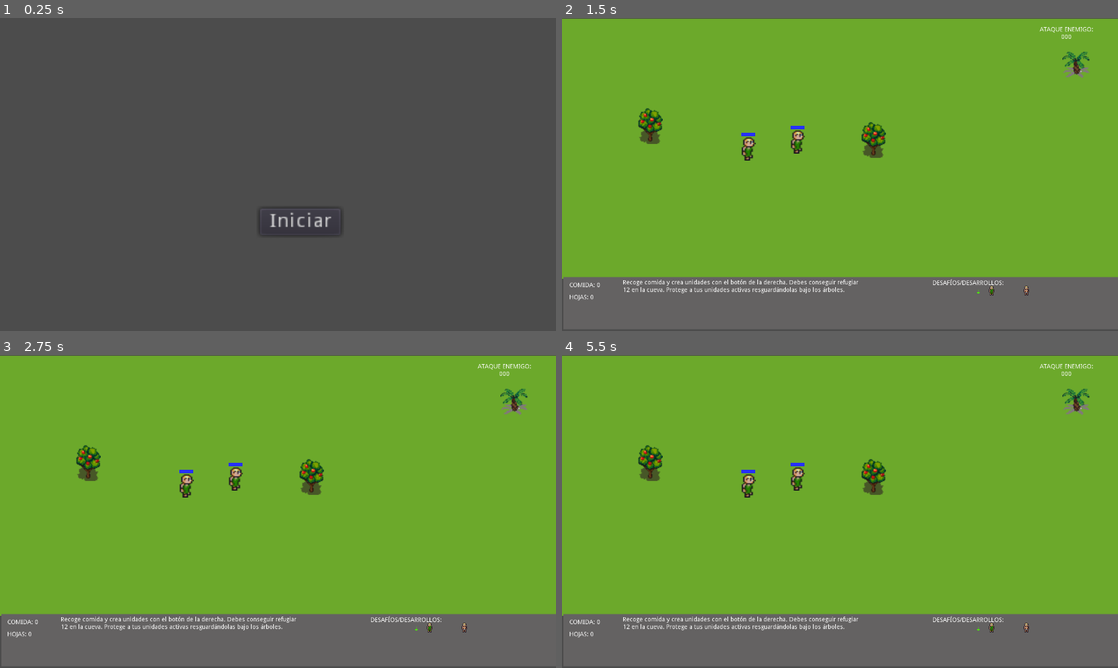
Above: before the commit, frames 1-4 (two rows, left to right).
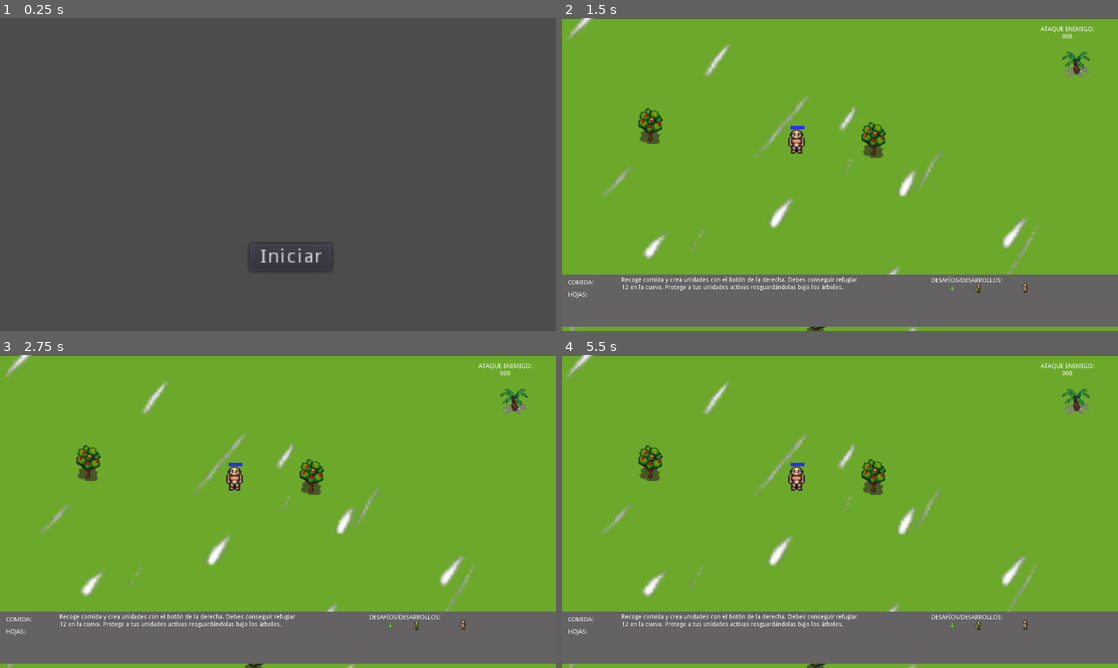
Above: after the commit, the same moments.

Repository: ZLean78/TheStoneAge
Game: Godot game, scene res://Scenes/Menu/Menu.tscn
The game is run twice, just before and just after one commit, with the same random seed, the same clock (stepped at 60 frames per second) and the same inputs.
Inputs (mouse positions are in pixels of both pictures, inside the frame that each line leads up to; where the layout moved, square brackets give the same spot in the first picture):
- Up to frame 1 (0.25 s): no input
- Up to frame 2 (1.5 s): click "Iniciar" at 0.5 s; click (1023, 287) [1034, 290] at 1.25 s
- Up to frame 3 (2.75 s): click (417, 627) [439, 627] at 2 s
- Up to frame 4 (5.5 s): click (951, 624) [984, 627] at 2.75 s; click (1023, 624) [1034, 627] at 3.5 s; click (979, 627) [1001, 627] at 4.25 s; click (951, 624) [984, 627] at 5 s

The runs differ from the first frame. In frame 1, 0.6% of the frame differs, in the area x 44-62%, y 60-81%; in frame 2, 5.7%; in frame 3, 5.7%, in the area x 0-100%, y 0-100%; in frame 4, 5.7%.
Error before the commit: Attempt to call function 'get_node' in base 'null instance' on a null instance. (res://Scenes/Unit/Unit.gd:8)
Error after the commit: Attempt to call function 'get_node' in base 'null instance' on a null instance. (res://Scenes/Game/Game.gd:48)

Commit message:
TheStoneAge
Se han retirado los viewports.

Diff:
--- /dev/null
+++ b/ZarateLeandro_Trabajo_Final_Programacion_III_The_Stone_Age_0_1/Scenes/Game/Camera.gd
@@ -0,0 +1,107 @@
+extends Camera2D
+
+var its_raining = false
+
+const MAX_CAMERA_DISTANCE = 50.0
+const MAX_CAMERA_PERCENT = 0.1
+const CAMERA_SPEED = 0.01
+
+
+var dragging = false
+var selected = []
+var drag_start = Vector2.ZERO
+var select_rectangle = RectangleShape2D.new()
+
+onready var tree = get_tree().root.get_child(0)
+onready var select_draw = tree.find_node("SelectDraw")
+
+
+func _process(_delta):
+
+	var the_children = get_tree().root.get_child(0).get_children()
+	var unit
+
+	var viewport = get_viewport()
+	var viewport_center = viewport.size / 2.0
+	var direction = viewport.get_mouse_position() - viewport_center
+	var percent = (direction / viewport.size * 2.0).length()
+
+	var camera_position = Vector2()
+
+	for a_node in the_children:
+		if "Unit" in a_node.name && a_node.selected:
+			unit = a_node
+
+			if(unit.selected):
+				if percent < MAX_CAMERA_PERCENT:
+					camera_position = unit.position + direction.normalized() * MAX_CAMERA_DISTANCE * (percent / MAX_CAMERA_PERCENT)
+				else:
+					camera_position = unit.position  + direction.normalized() * MAX_CAMERA_DISTANCE
+		else:
+			if percent < MAX_CAMERA_PERCENT:
+				camera_position = get_global_mouse_position()  + direction.normalized() * MAX_CAMERA_DISTANCE * (percent / MAX_CAMERA_PERCENT)
+			else:
+				camera_position = get_global_mouse_position()  + direction.normalized() * MAX_CAMERA_DISTANCE
+
+	global_position = lerp(global_position, camera_position, CAMERA_SPEED)
+
+
+func _set_its_raining(var _its_raining):
+	its_raining = _its_raining
+
+	if(its_raining):
+		$AnimatedSprite.visible = true
+		if(!$AnimatedSprite.playing):
+			$AnimatedSprite.play("default")
+	else:
+		$AnimatedSprite.visible = false
+		$AnimatedSprite.stop()
+
+
+func _input(event):
+
+	if event is InputEventMouseButton && event.button_index == BUTTON_LEFT:
+		if event.pressed:
+			for unit in selected:
+				if(!unit.collider.is_erased):
+					unit.collider.deselect()
+				else:
+					unit.collider.visible=false
+					unit.collider.queue_free()
+			selected = []
+			dragging = true
+			drag_start = event.position
+		elif dragging:
+			dragging = false
+			select_draw.update_status(drag_start,event.position,dragging)
+			var drag_end = event.position
+			select_rectangle.extents = (drag_end-drag_start)/2
+			var space = get_world_2d().get_direct_space_state()
+			var query = Physics2DShapeQueryParameters.new()
+			query.set_shape(select_rectangle)
+			query.transform = Transform2D(0,(drag_end+drag_start)/2)
+			selected = space.intersect_shape(query)
+			for unit in selected:
+				unit.collider.select()
+
+	if dragging:
+		if event is InputEventMouseMotion:
+			#var drag_end=event.position
+			select_draw.update_status(drag_start,event.position,dragging)
+
+	if event is InputEventKey && event.scancode == KEY_C:
+		var the_unit = get_tree().root.get_child(0).get_child(1)
+		the_unit.queue_free()
+
+
+
+	if event is InputEventMouseButton && event.button_index == BUTTON_RIGHT:
+		if event.is_pressed():
+			for unit in selected:
+				if(unit.collider.selected):
+					unit.collider.get_node("Mouse_Control").can_move = true
+					unit.collider.target_position = event.position
+					#print(str(unit.target_position.x))
+					unit.collider.device_number = 2
+				else:
+					unit.collider.get_node("Mouse_Control").can_move = false
--- a/ZarateLeandro_Trabajo_Final_Programacion_III_The_Stone_Age_0_1/Scenes/Game/Camera2D_1.gd
+++ b/ZarateLeandro_Trabajo_Final_Programacion_III_The_Stone_Age_0_1/Scenes/Game/Camera2D_1.gd
@@ -8,8 +8,7 @@
 
 
 
-onready var game_screen = get_tree().root.get_child(0).get_node("GameScreen")
-onready var select_draw = game_screen.find_node("Viewport/SelectDraw")
+onready var select_draw = get_tree().root.get_child(0).find_node("Viewport/SelectDraw")
 
 
 
--- a/ZarateLeandro_Trabajo_Final_Programacion_III_The_Stone_Age_0_1/Scenes/Game/Game.gd
+++ b/ZarateLeandro_Trabajo_Final_Programacion_III_The_Stone_Age_0_1/Scenes/Game/Game.gd
@@ -7,16 +7,23 @@
 var group_dressed = false
 var group_has_bag = false
 
-onready var game_screen = $GameScreen
-onready var panel = $Panel
-onready var food_timer = game_screen.get_node("Viewport/food_timer")
-onready var the_canvas = $Panel.get_node("Viewport/The_Canvas")
-onready var add_clothes = $Panel.get_node("Viewport/The_Canvas/The_Control/Rectangle/AddClothes")
-onready var add_bag = $Panel.get_node("Viewport/The_Canvas/The_Control/Rectangle/AddBag")
-onready var camera2d_1 = $GameScreen.get_node("Viewport/Camera2D_1")
-onready var rain_timer = $GameScreen.get_node("Viewport/Rain_Timer")
+
+onready var tree = get_tree().root.get_child(0)
+onready var food_timer = tree.get_node("food_timer")
+onready var timer_label = tree.get_node("UI/Base/TimerLabel")
+onready var food_label = tree.get_node("UI/Base/Rectangle/FoodLabel")
+onready var prompts_label = tree.get_node("UI/Base/Rectangle/PromptsLabel")
+onready var leaves_label = tree.get_node("UI/Base/Rectangle/LeavesLabel")
+#onready var developments_label = tree.get_node("UI/Base/Rectangle/DevelopmentsLabel")
+onready var rectangle = tree.get_node("UI/Base/Rectangle")
+onready var add_clothes = tree.get_node("UI/Base/Rectangle/AddClothes")
+onready var add_bag = tree.get_node("UI/Base/Rectangle/AddBag")
+onready var camera = tree.get_node("Camera")
+onready var rain_timer = tree.get_node("Rain_Timer")
 onready var tile_map
+
 var cave
+
 export (PackedScene) var Unit
 
 var all_units=[]
@@ -30,34 +37,35 @@
 var select_rectangle = RectangleShape2D.new()
 
 
-onready var select_draw = game_screen.find_node("Viewport/SelectDraw")
+onready var select_draw = get_tree().root.find_node("SelectDraw")
 
 var is_flipped = false
 
 var screensize = Vector2(ProjectSettings.get("display/window/size/width"),ProjectSettings.get("display/window/size/height"))
 
 func _ready():
-	tile_map=$GameScreen.get_node("Viewport/TileMap")
+	tile_map=tree.find_node("TileMap")
 	cave=tile_map.get_node("Cave")
-	all_trees.append($GameScreen.get_node("Viewport/fruit_tree"))
-	all_trees.append($GameScreen.get_node("Viewport/fruit_tree2"))
-	all_trees.append($GameScreen.get_node("Viewport/fruit_tree3"))
-	all_trees.append($GameScreen.get_node("Viewport/fruit_tree4"))
-	all_trees.append($GameScreen.get_node("Viewport/fruit_tree5"))
-	all_trees.append($GameScreen.get_node("Viewport/fruit_tree6"))
-	all_plants.append($GameScreen.get_node("Viewport/Plant"));
-	all_plants.append($GameScreen.get_node("Viewport/Plant2"));
-	all_units.append($GameScreen.get_node("Viewport/Unit"))
+	all_trees.append(tree.find_node("fruit_tree"))
+	all_trees.append(tree.find_node("fruit_tree2"))
+	all_trees.append(tree.find_node("fruit_tree3"))
+	all_trees.append(tree.find_node("fruit_tree4"))
+	all_trees.append(tree.find_node("fruit_tree5"))
+	all_trees.append(tree.find_node("fruit_tree6"))
+	all_plants.append(tree.find_node("Plant"));
+	all_plants.append(tree.find_node("Plant2"));
+	all_units.append(tree.find_node("Unit"))
 	_create_unit();
-	all_units[all_units.size()-1].position = Vector2(camera2d_1.get_viewport().size.x/6,camera2d_1.get_viewport().size.y/4)
+	all_units[all_units.size()-1].position = Vector2(camera.get_viewport().size.x/6,camera.get_viewport().size.y/4)
 
 
 
 func _process(_delta):
-	the_canvas._set_enemy_attack(int(rain_timer.time_left))
-	the_canvas._set_food_points(int(food_points))
-	the_canvas._set_leaves_points(int(leaves_points))
-	camera2d_1._set_its_raining(its_raining)
+
+	timer_label.text = "ATAQUE ENEMIGO: " + str(int(rain_timer.time_left))
+	food_label.text = "COMIDA: " + str(int(food_points))
+	leaves_label.text = "HOJAS: " + str(int(leaves_points))
+	camera._set_its_raining(its_raining)
 
 	for a_unit in all_units:
 
@@ -73,7 +81,7 @@
 	if food_points >=15:
 		var new_Unit = Unit.instance()
 		unit_count+=1
-		new_Unit.position = Vector2(camera2d_1.get_viewport().size.x/2,camera2d_1.get_viewport().size.y/2)
+		new_Unit.position = Vector2(camera.get_viewport().size.x/2,camera.get_viewport().size.y/2)
 		if(unit_count%2==0):
 			new_Unit.is_girl=true
 		else:
@@ -172,9 +180,9 @@
 					the_unit.get_child(5)._set_energy_points(the_unit.energy_points)
 					the_unit.get_child(5)._update_energy()
 	if(all_units.size()==0 && food_points<15):
-		the_canvas._set_phrase("Has sido derrotado.")
+		prompts_label.text = "Has sido derrotado."
 	if(cave.sheltered_units>=12):
-		the_canvas._set_phrase("Has ganado.")
+		prompts_label.text = "Has ganado."
 
 func _on_CreateCitizen_pressed():
 	_create_unit()
--- a/ZarateLeandro_Trabajo_Final_Programacion_III_The_Stone_Age_0_1/Scenes/Game/Game.tscn
+++ b/ZarateLeandro_Trabajo_Final_Programacion_III_The_Stone_Age_0_1/Scenes/Game/Game.tscn
@@ -6,15 +6,11 @@
 [ext_resource path="res://Scenes/Game/SelectDraw.gd" type="Script" id=4]
 [ext_resource path="res://Scenes/Unit/male1.png" type="Texture" id=5]
 [ext_resource path="res://Scenes/Cave/Cave.tscn" type="PackedScene" id=6]
-[ext_resource path="res://Scenes/Game/Camera2D_1.gd" type="Script" id=7]
+[ext_resource path="res://Scenes/Game/Camera.gd" type="Script" id=7]
 [ext_resource path="res://Scenes/fruit_tree/fruit_tree.tscn" type="PackedScene" id=8]
-[ext_resource path="res://Scenes/Game/Rectangle.gd" type="Script" id=9]
 [ext_resource path="res://Scenes/Game/rain1.png" type="Texture" id=10]
 [ext_resource path="res://Scenes/Game/rain2.png" type="Texture" id=11]
 [ext_resource path="res://Scenes/Game/rain3.png" type="Texture" id=12]
-[ext_resource path="res://Scenes/Game/The_Canvas.gd" type="Script" id=13]
-[ext_resource path="res://Scenes/Game/The_Control.gd" type="Script" id=14]
-[ext_resource path="res://Scenes/Game/TouchViewport.gd" type="Script" id=15]
 [ext_resource path="res://Scenes/Plant/Plant.tscn" type="PackedScene" id=16]
 [ext_resource path="res://Scenes/Unit/male1_d.png" type="Texture" id=17]
 [ext_resource path="res://Scenes/Unit/bag_3.png" type="Texture" id=18]
@@ -47,39 +43,53 @@
 script = ExtResource( 3 )
 Unit = ExtResource( 2 )
 
-[node name="GameScreen" type="ViewportContainer" parent="."]
-margin_right = 1280.0
-margin_bottom = 600.0
-
-[node name="Viewport" type="Viewport" parent="GameScreen"]
-size = Vector2( 1280, 600 )
-size_override_stretch = true
-handle_input_locally = false
-render_target_update_mode = 3
-script = ExtResource( 15 )
-
-[node name="TileMap" type="TileMap" parent="GameScreen/Viewport"]
+[node name="TileMap" type="TileMap" parent="."]
 position = Vector2( 0, 1 )
 tile_set = SubResource( 1 )
 cell_size = Vector2( 32, 32 )
 format = 1
 tile_data = PoolIntArray( 0, 0, 0, 1, 0, 0, 2, 0, 0, 3, 0, 0, 4, 0, 0, 5, 0, 0, 6, 0, 0, 7, 0, 0, 8, 0, 0, 9, 0, 0, 10, …(8345 unchanged characters)…
 
-[node name="Cave" parent="GameScreen/Viewport/TileMap" instance=ExtResource( 6 )]
+[node name="Cave" parent="TileMap" instance=ExtResource( 6 )]
 position = Vector2( 928, 485 )
 
-[node name="Unit" parent="GameScreen/Viewport" instance=ExtResource( 2 )]
+[node name="Unit" parent="." instance=ExtResource( 2 )]
 position = Vector2( 270, 143 )
 
-[node name="food_timer" type="Timer" parent="GameScreen/Viewport"]
-
-[node name="SelectDraw" type="Node2D" parent="GameScreen/Viewport"]
+[node name="food_timer" type="Timer" parent="."]
+
+[node name="SelectDraw" type="Node2D" parent="."]
 script = ExtResource( 4 )
 
-[node name="fruit_tree" parent="GameScreen/Viewport" instance=ExtResource( 8 )]
+[node name="fruit_tree" parent="." instance=ExtResource( 8 )]
 position = Vector2( 357, 139 )
 
-[node name="Camera2D_1" type="Camera2D" parent="GameScreen/Viewport"]
+[node name="fruit_tree2" parent="." instance=ExtResource( 8 )]
+position = Vector2( 533, 498 )
+
+[node name="fruit_tree3" parent="." instance=ExtResource( 8 )]
+position = Vector2( 291, 349 )
+
+[node name="fruit_tree4" parent="." instance=ExtResource( 8 )]
+position = Vector2( 693, 334 )
+
+[node name="fruit_tree5" parent="." instance=ExtResource( 8 )]
+position = Vector2( 825, 183 )
+
+[node name="fruit_tree6" parent="." instance=ExtResource( 8 )]
+position = Vector2( 100, 123 )
+
+[node name="Rain_Timer" type="Timer" parent="."]
+wait_time = 0.05
+autostart = true
+
+[node name="Plant" parent="." instance=ExtResource( 16 )]
+position = Vector2( 592, 53 )
+
+[node name="Plant2" parent="." instance=ExtResource( 16 )]
+position = Vector2( 167, 526 )
+
+[node name="Camera" type="Camera2D" parent="."]
 position = Vector2( 2, -2 )
 current = true
 zoom = Vector2( 0.5, 0.5 )
@@ -91,84 +101,42 @@
 editor_draw_drag_margin = true
 script = ExtResource( 7 )
 
-[node name="AnimatedSprite" type="AnimatedSprite" parent="GameScreen/Viewport/Camera2D_1"]
+[node name="AnimatedSprite" type="AnimatedSprite" parent="Camera"]
 scale = Vector2( 3, 3 )
 frames = SubResource( 2 )
 
-[node name="CameraCanvas" type="CanvasLayer" parent="GameScreen/Viewport/Camera2D_1"]
-
-[node name="Timer_Label" type="Label" parent="GameScreen/Viewport/Camera2D_1/CameraCanvas"]
-margin_left = 1100.0
-margin_top = 20.0
-margin_right = 1200.0
-margin_bottom = 54.0
-text = "ATAQUE ENEMIGO:
-000"
-align = 1
-
-[node name="fruit_tree2" parent="GameScreen/Viewport" instance=ExtResource( 8 )]
-position = Vector2( 533, 498 )
-
-[node name="fruit_tree3" parent="GameScreen/Viewport" instance=ExtResource( 8 )]
-position = Vector2( 291, 349 )
-
-[node name="fruit_tree4" parent="GameScreen/Viewport" instance=ExtResource( 8 )]
-position = Vector2( 693, 334 )
-
-[node name="fruit_tree5" parent="GameScreen/Viewport" instance=ExtResource( 8 )]
-position = Vector2( 825, 183 )
-
-[node name="fruit_tree6" parent="GameScreen/Viewport" instance=ExtResource( 8 )]
-position = Vector2( 100, 123 )
-
-[node name="Rain_Timer" type="Timer" parent="GameScreen/Viewport"]
-wait_time = 0.05
-autostart = true
-
-[node name="Plant" parent="GameScreen/Viewport" instance=ExtResource( 16 )]
-position = Vector2( 592, 53 )
-
-[node name="Plant2" parent="GameScreen/Viewport" instance=ExtResource( 16 )]
-position = Vector2( 167, 526 )
-
-[node name="Panel" type="ViewportContainer" parent="."]
-margin_left = 3.0
-margin_top = 596.0
-margin_right = 1031.0
-margin_bottom = 699.0
-
-[node name="Viewport" type="Viewport" parent="Panel"]
-size = Vector2( 1280, 170 )
-handle_input_locally = false
-render_target_update_mode = 3
-
-[node name="The_Canvas" type="CanvasLayer" parent="Panel/Viewport"]
-layer = 0
-script = ExtResource( 13 )
-
-[node name="The_Control" type="Control" parent="Panel/Viewport/The_Canvas"]
-script = ExtResource( 14 )
-
-[node name="Rectangle" type="ColorRect" parent="Panel/Viewport/The_Canvas/The_Control"]
+[node name="UI" type="CanvasLayer" parent="."]
+
+[node name="Base" type="Control" parent="UI"]
+anchor_top = 1.0
+anchor_right = 1.0
+anchor_bottom = 1.0
+margin_left = 2.0
+margin_top = -721.0
+margin_right = 2.0
+margin_bottom = -721.0
+
+[node name="Rectangle" type="ColorRect" parent="UI/Base"]
 show_behind_parent = true
-margin_right = 1280.0
-margin_bottom = 120.0
+margin_left = -2.0
+margin_top = 591.0
+margin_right = 1278.0
+margin_bottom = 711.0
 size_flags_horizontal = 2
 size_flags_vertical = 0
 color = Color( 0.396078, 0.388235, 0.388235, 1 )
-script = ExtResource( 9 )
-
-[node name="CreateCitizen" type="TextureButton" parent="Panel/Viewport/The_Canvas/The_Control/Rectangle"]
+
+[node name="CreateCitizen" type="TextureButton" parent="UI/Base/Rectangle"]
 margin_left = 1060.0
 margin_top = 20.0
-margin_right = 1100.0
-margin_bottom = 45.0
+margin_right = 1072.0
+margin_bottom = 43.0
 hint_tooltip = "Crear Ciudadano.
 Costo: 15 ptos.
 de comida."
 texture_normal = ExtResource( 5 )
 
-[node name="Label" type="Label" parent="Panel/Viewport/The_Canvas/The_Control/Rectangle"]
+[node name="FoodLabel" type="Label" parent="UI/Base/Rectangle"]
 margin_left = 14.0
 margin_top = 12.0
 margin_right = 120.0
@@ -176,7 +144,7 @@
 text = "COMIDA:
 "
 
-[node name="Label2" type="Label" parent="Panel/Viewport/The_Canvas/The_Control/Rectangle"]
+[node name="PromptsLabel" type="Label" parent="UI/Base/Rectangle"]
 margin_left = 137.0
 margin_top = 6.0
 margin_right = 579.0
@@ -184,18 +152,18 @@
 text = "Recoge comida y crea unidades con el botón de la derecha. Debes conseguir refugiar
 12 en la cueva. Protege a tus unidades activas resguardándolas bajo los árboles."
 
-[node name="Label3" type="Label" parent="Panel/Viewport/The_Canvas/The_Control/Rectangle"]
+[node name="LeavesLabel" type="Label" parent="UI/Base/Rectangle"]
 margin_left = 14.0
 margin_top = 40.0
 margin_right = 72.0
 margin_bottom = 60.0
 text = "HOJAS: "
 
-[node name="AddClothes" type="TextureButton" parent="Panel/Viewport/The_Canvas/The_Control/Rectangle"]
-margin_left = 980.0
-margin_top = 20.0
-margin_right = 1040.0
-margin_bottom = 40.0
+[node name="AddClothes" type="TextureButton" parent="UI/Base/Rectangle"]
+margin_left = 953.0
+margin_top = 22.0
+margin_right = 969.0
+margin_bottom = 44.0
 hint_tooltip = "Ropa de hojas: reduce
 en un 1/3 el daño por
 la lluvia.
@@ -203,11 +171,11 @@
 de hojas."
 texture_normal = ExtResource( 17 )
 
-[node name="AddBag" type="TextureButton" parent="Panel/Viewport/The_Canvas/The_Control/Rectangle"]
-margin_left = 950.0
-margin_top = 20.0
-margin_right = 1000.0
-margin_bottom = 40.0
+[node name="AddBag" type="TextureButton" parent="UI/Base/Rectangle"]
+margin_left = 893.0
+margin_top = 18.0
+margin_right = 906.0
+margin_bottom = 42.0
 hint_tooltip = "Cesta: multiplica
 por 4 la capacidad
 de recolección de
@@ -216,31 +184,40 @@
 de hojas."
 texture_normal = ExtResource( 18 )
 
-[node name="Label4" type="Label" parent="Panel/Viewport/The_Canvas/The_Control/Rectangle"]
+[node name="DevelopmentsLabel" type="Label" parent="UI/Base/Rectangle"]
 margin_left = 850.0
 margin_top = 7.0
 margin_right = 900.0
 margin_bottom = 14.0
 text = "DESAFÍOS/DESARROLLOS:"
 
-[connection signal="timeout" from="GameScreen/Viewport/food_timer" to="." method="_on_food_timer_timeout"]
-[connection signal="fruit_tree_entered" from="GameScreen/Viewport/fruit_tree" to="GameScreen/Viewport/Unit" method="_on_fruit_tree_fruit_tree_entered"]
-[connection signal="fruit_tree_exited" from="GameScreen/Viewport/fruit_tree" to="GameScreen/Viewport/Unit" method="_on_fruit_tree_fruit_tree_exited"]
-[connection signal="fruit_tree_entered" from="GameScreen/Viewport/fruit_tree2" to="GameScreen/Viewport/Unit" method="_on_fruit_tree_fruit_tree_entered"]
-[connection signal="fruit_tree_exited" from="GameScreen/Viewport/fruit_tree2" to="GameScreen/Viewport/Unit" method="_on_fruit_tree_fruit_tree_exited"]
-[connection signal="fruit_tree_entered" from="GameScreen/Viewport/fruit_tree3" to="GameScreen/Viewport/Unit" method="_on_fruit_tree_fruit_tree_entered"]
-[connection signal="fruit_tree_exited" from="GameScreen/Viewport/fruit_tree3" to="GameScreen/Viewport/Unit" method="_on_fruit_tree_fruit_tree_exited"]
-[connection signal="fruit_tree_entered" from="GameScreen/Viewport/fruit_tree4" to="GameScreen/Viewport/Unit" method="_on_fruit_tree_fruit_tree_entered"]
-[connection signal="fruit_tree_exited" from="GameScreen/Viewport/fruit_tree4" to="GameScreen/Viewport/Unit" method="_on_fruit_tree_fruit_tree_exited"]
-[connection signal="fruit_tree_entered" from="GameScreen/Viewport/fruit_tree5" to="GameScreen/Viewport/Unit" method="_on_fruit_tree_fruit_tree_entered"]
-[connection signal="fruit_tree_exited" from="GameScreen/Viewport/fruit_tree5" to="GameScreen/Viewport/Unit" method="_on_fruit_tree_fruit_tree_exited"]
-[connection signal="fruit_tree_entered" from="GameScreen/Viewport/fruit_tree6" to="GameScreen/Viewport/Unit" method="_on_fruit_tree_fruit_tree_entered"]
-[connection signal="fruit_tree_exited" from="GameScreen/Viewport/fruit_tree6" to="GameScreen/Viewport/Unit" method="_on_fruit_tree_fruit_tree_exited"]
-[connection signal="timeout" from="GameScreen/Viewport/Rain_Timer" to="." method="_on_Rain_Timer_timeout"]
-[connection signal="plant_entered" from="GameScreen/Viewport/Plant" to="GameScreen/Viewport/Unit" method="_on_plant_plant_entered"]
-[connection signal="plant_exited" from="GameScreen/Viewport/Plant" to="GameScreen/Viewport/Unit" method="_on_plant_plant_exited"]
-[connection signal="plant_entered" from="GameScreen/Viewport/Plant2" to="GameScreen/Viewport/Unit" method="_on_plant_plant_entered"]
-[connection signal="plant_exited" from="GameScreen/Viewport/Plant2" to="GameScreen/Viewport/Unit" method="_on_plant_plant_exited"]
-[connection signal="pressed" from="Panel/Viewport/The_Canvas/The_Control/Rectangle/CreateCitizen" to="." method="_on_CreateCitizen_pressed"]
-[connection signal="pressed" from="Panel/Viewport/The_Canvas/The_Control/Rectangle/AddClothes" to="." method="_on_AddClothes_pressed"]
-[connection signal="pressed" from="Panel/Viewport/The_Canvas/The_Control/Rectangle/AddBag" to="." method="_on_AddBag_pressed"]
+[node name="TimerLabel" type="Label" parent="UI/Base"]
+margin_left = 1100.0
+margin_top = 20.0
+margin_right = 1223.0
+margin_bottom = 54.0
+text = "ATAQUE ENEMIGO:
+000"
+align = 1
+
+[connection signal="timeout" from="food_timer" to="." method="_on_food_timer_timeout"]
+[connection signal="fruit_tree_entered" from="fruit_tree" to="Unit" method="_on_fruit_tree_fruit_tree_entered"]
+[connection signal="fruit_tree_exited" from="fruit_tree" to="Unit" method="_on_fruit_tree_fruit_tree_exited"]
+[connection signal="fruit_tree_entered" from="fruit_tree2" to="Unit" method="_on_fruit_tree_fruit_tree_entered"]
+[connection signal="fruit_tree_exited" from="fruit_tree2" to="Unit" method="_on_fruit_tree_fruit_tree_exited"]
+[connection signal="fruit_tree_entered" from="fruit_tree3" to="Unit" method="_on_fruit_tree_fruit_tree_entered"]
+[connection signal="fruit_tree_exited" from="fruit_tree3" to="Unit" method="_on_fruit_tree_fruit_tree_exited"]
+[connection signal="fruit_tree_entered" from="fruit_tree4" to="Unit" method="_on_fruit_tree_fruit_tree_entered"]
+[connection signal="fruit_tree_exited" from="fruit_tree4" to="Unit" method="_on_fruit_tree_fruit_tree_exited"]
+[connection signal="fruit_tree_entered" from="fruit_tree5" to="Unit" method="_on_fruit_tree_fruit_tree_entered"]
+[connection signal="fruit_tree_exited" from="fruit_tree5" to="Unit" method="_on_fruit_tree_fruit_tree_exited"]
+[connection signal="fruit_tree_entered" from="fruit_tree6" to="Unit" method="_on_fruit_tree_fruit_tree_entered"]
+[connection signal="fruit_tree_exited" from="fruit_tree6" to="Unit" method="_on_fruit_tree_fruit_tree_exited"]
+[connection signal="timeout" from="Rain_Timer" to="." method="_on_Rain_Timer_timeout"]
+[connection signal="plant_entered" from="Plant" to="Unit" method="_on_plant_plant_entered"]
+[connection signal="plant_exited" from="Plant" to="Unit" method="_on_plant_plant_exited"]
+[connection signal="plant_entered" from="Plant2" to="Unit" method="_on_plant_plant_entered"]
+[connection signal="plant_exited" from="Plant2" to="Unit" method="_on_plant_plant_exited"]
+[connection signal="pressed" from="UI/Base/Rectangle/CreateCitizen" to="." method="_on_CreateCitizen_pressed"]
+[connection signal="pressed" from="UI/Base/Rectangle/AddClothes" to="." method="_on_AddClothes_pressed"]
+[connection signal="pressed" from="UI/Base/Rectangle/AddBag" to="." method="_on_AddBag_pressed"]
--- a/ZarateLeandro_Trabajo_Final_Programacion_III_The_Stone_Age_0_1/Scenes/Game/The_Control.gd
+++ b/ZarateLeandro_Trabajo_Final_Programacion_III_The_Stone_Age_0_1/Scenes/Game/The_Control.gd
@@ -5,9 +5,7 @@
 var enemy_attack = 0
 var phrase = ""
 
-onready var game_screen = get_tree().root.get_child(0).get_node("GameScreen")
-onready var panel = get_tree().root.get_child(0).get_node("Panel")
-onready var timer_label = game_screen.get_node("Viewport/Camera2D_1/CameraCanvas/Timer_Label")
+onready var timer_label = get_tree().root.get_child(0).find_node("Timer_Label")
 
 func _process(_delta):
 	_set_Timer_Label_enemy_attack(enemy_attack)
--- a/ZarateLeandro_Trabajo_Final_Programacion_III_The_Stone_Age_0_1/Scenes/Menu/Menu.tscn
+++ b/ZarateLeandro_Trabajo_Final_Programacion_III_The_Stone_Age_0_1/Scenes/Menu/Menu.tscn
@@ -6,10 +6,10 @@
 script = ExtResource( 1 )
 
 [node name="Start" type="Button" parent="."]
-margin_left = 598.0
-margin_top = 438.0
-margin_right = 650.0
-margin_bottom = 458.0
+margin_left = 576.0
+margin_top = 520.0
+margin_right = 628.0
+margin_bottom = 540.0
 rect_scale = Vector2( 3.59044, 3.09377 )
 text = "Iniciar"
 
--- a/ZarateLeandro_Trabajo_Final_Programacion_III_The_Stone_Age_0_1/Scenes/Unit/Unit.gd
+++ b/ZarateLeandro_Trabajo_Final_Programacion_III_The_Stone_Age_0_1/Scenes/Unit/Unit.gd
@@ -4,8 +4,8 @@
 
 export (float) var SPEED = 0.0
 export (float) var MAX_HEALTH = 100.0
-onready var game_screen = get_tree().root.get_child(0).get_node("GameScreen")
-onready var food_timer = game_screen.get_node("Viewport/food_timer")
+
+onready var food_timer = get_tree().root.get_child(0).find_node("food_timer")
 onready var health = MAX_HEALTH
 
 var food_points = 0
Not shown: 1 places in ZarateLeandro_Trabajo_Final_Programacion_III_The_Stone_Age_0_1/Scenes/Game/Game.tscn that only renumber resources
